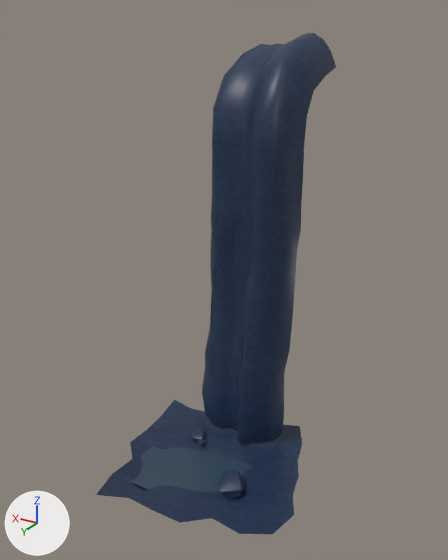
Two versions of the FBX model public/environment.fbx, one commit apart.
The view is the same before and after, from a 50 mm lens placed at (-33.9, 56.6, 0.9), pointed at (1.5, -2.4, -28.6). Lighting does not change. The marker at lower left points along +X, +Y and +Z. Where no turn or scale is listed for an object, it has been applied to the vertices.

Script lines for the objects in view, before the commit:
```python
ob_cube_1 = bpy.data.objects.new('Cube_1', me_mesh_002)
ob_cube_1.location = (4.9, -2.2, -53.8)
ob_cube_2 = bpy.data.objects.new('Cube_2', me_mesh_001)
ob_cube_2.location = (-3.0, 3.7, -53.3)
ob_cylinder_1 = bpy.data.objects.new('Cylinder_1', me_mesh_005)
ob_cylinder_1.location = (3.0, -6.2, -26.7)
ob_cylinder_1.rotation_euler = (1.571, 0.0, 3.142)  # degrees (90, 0, 180)
ob_cylinder_1.scale = (0.01, 0.01, 0.01)
ob_plane_1 = bpy.data.objects.new('Plane_1', me_mesh_004)
ob_plane_1.location = (2.0, 0.0, -53.8)
ob_plane_2 = bpy.data.objects.new('Plane_2', me_mesh)
ob_plane_2.location = (3.5, 2.1, -54.5)
```
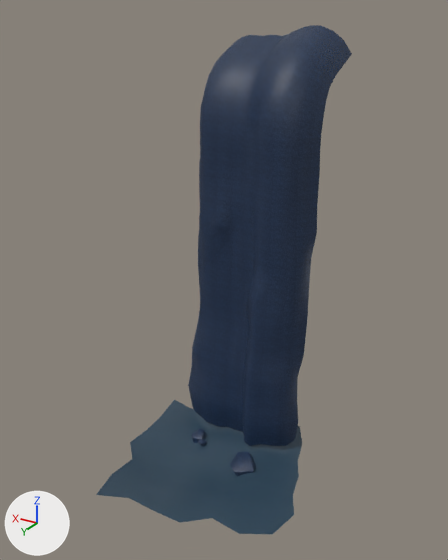
Pixel boxes (x1, y1, x2, y2) of what changed, in the pictures (448 x 560 px):
```json
{"object": "Cylinder_1_2", "change": "added", "after": [188, 25, 352, 446]}
{"object": "Cylinder_1", "change": "no longer drawn", "before": [202, 33, 336, 445]}
{"object": "Plane_1", "change": "recoloured", "before": [96, 400, 302, 534], "after": [96, 400, 302, 534]}
{"object": "Plane_2", "change": "no longer drawn", "before": [131, 446, 255, 519]}
{"object": "Cube_2", "change": "moved", "before": [217, 469, 244, 500], "after": [230, 452, 256, 477]}
{"object": "Cube_1", "change": "surface changed", "before": [198, 441, 207, 446], "after": [198, 441, 207, 446]}
```

The change, as JSON lines over the scene's bpy script:
```json
{"op": "add", "block": "img_rocks_normal_ok_jpg", "code": ["img_rocks_normal_ok_jpg = load_image('rocks_normal_ok.jpg', '_unpacked/rocks_normal_ok.jpg', 512, 512, 'Non-Color')"]}
{"block": "mat_mat_1", "change": "nodes: BsdfPrincipled, Mapping, OutputMaterial, TexImage, UVMap"}
{"block": "mat_mat_1", "change": "uses the picture img_sand_jpg"}
{"block": "mat_mat_1", "change": "nodes: BsdfPrincipled, Mapping x2, NormalMap, OutputMaterial, TexImage x2, UVMap x2"}
{"block": "mat_mat_1", "change": "uses the picture img_rock_diffuse_jpg"}
{"block": "mat_mat_1", "change": "uses the picture img_rocks_normal_ok_jpg"}
{"op": "add", "block": "mat_mat_003", "code": ["mat_mat_003 = bpy.data.materials.new('Mat.003')", "# uses the picture img_sand_jpg"]}
{"block": "me_mesh_004", "where": "me_mesh_004.from_pydata(...)  # 49 vertices, 36 faces; spans x -13.8..12.1, y -12.1..13.2, z -1.7..0.4"}
{"op": "remove", "block": "me_mesh_004", "code": "me_mesh_004.materials.append(mat_mat_3)"}
{"op": "add", "block": "me_mesh_004", "code": "me_mesh_004.materials.append(mat_mat_003)"}
{"op": "add", "block": "me_mesh_004_1", "code": ["me_mesh_004_1 = bpy.data.meshes.new('Mesh.004')", "me_mesh_004_1.from_pydata(...)  # 595 vertices, 545 faces; spans x -10.0..8.2, y -11.9..2.2, z -26.8..26.2", "me_mesh_004_1.materials.append(mat_mat_3)"]}
{"op": "set", "path": "ob_cylinder_1", "old": "bpy.data.objects.new('Cylinder_1', me_mesh_005)", "new": "bpy.data.objects.new('Cylinder_1', None)"}
{"op": "set", "path": "ob_cube_2.location", "old": "(-3.0, 3.7, -53.3)", "new": "(-2.1, -1.3, -54.4)"}
{"op": "add", "block": "ob_cylinder_1_2", "code": ["ob_cylinder_1_2 = bpy.data.objects.new('Cylinder_1_2', me_mesh_004_1)", "ob_cylinder_1_2.location = (3.0, -6.2, -26.7)"]}
```
